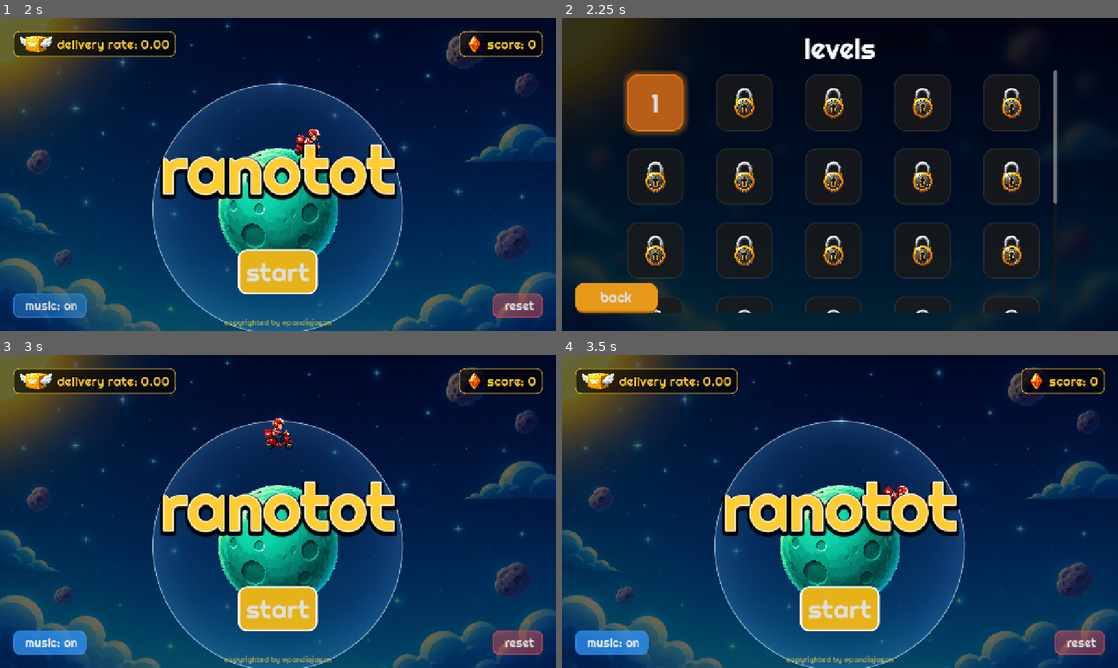
Above: before the commit, frames 1-4 (two rows, left to right).
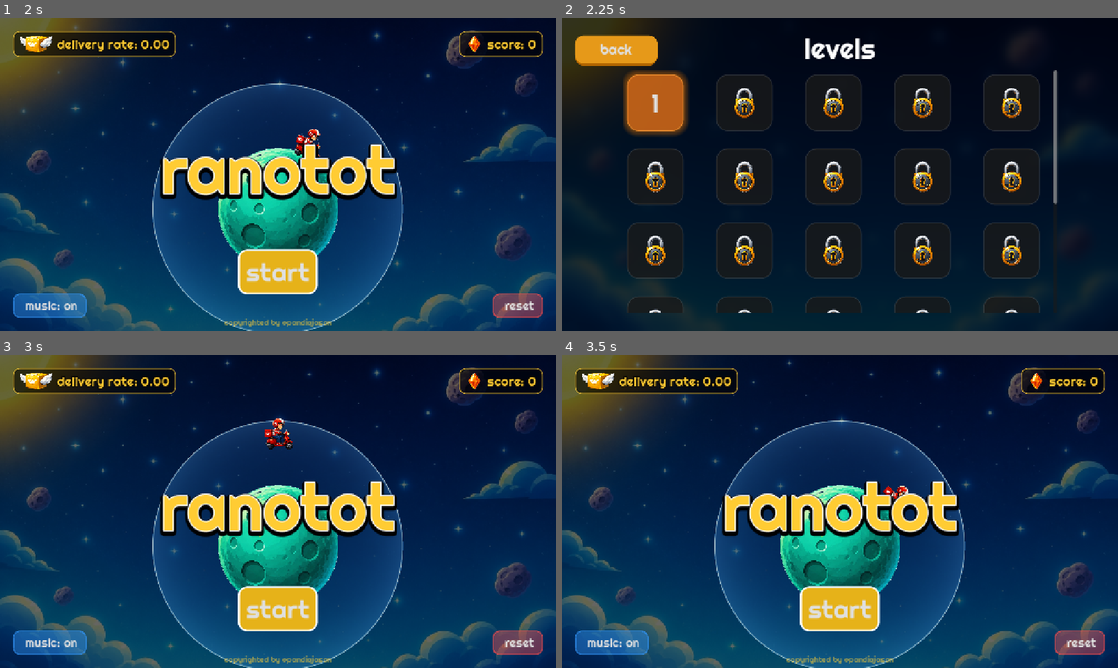
Above: after the commit, the same moments.

Repository: PandiaJason/classic
Game: Godot game, scene res://scenes/splash_screen.tscn
Two runs of this game, one before a commit and one after it. Both use one fixed random seed, a clock stepped at 60 frames per second and the inputs below. Sound files missing from this copy of the repository are replaced by a short silence.
Inputs (mouse positions are in pixels of both pictures, inside the frame that each line leads up to):
- Up to frame 1 (2 s): tap Enter (ui_accept) at 0.5, 0.77, 1.25, 1.52 s; move the mouse to (400, 158) at 0.52 s; hold Right (ui_right) from 0.53 s (still down); tap M at 0.6 s; click (400, 158) at 0.67 s; move the mouse to (166, 190) at 1.27 s; tap H at 1.35 s
- Up to frame 2 (2.25 s): release Right (ui_right) at 2 s; click "start" at 2 s
- Up to frame 3 (3 s): click "back" at 2.75 s
- Up to frame 4 (3.5 s): no input

Frame 1 is identical in both runs. In frame 2, 2.9% of the frame differs, in the area x 2-18%, y 5-95%; in frame 3, 0.8%; in frame 4, 0.8%.

Commit message:
Fix level select back button overlapping level grid by moving it to top left

Diff:
--- a/scenes/level_select.tscn
+++ b/scenes/level_select.tscn
@@ -104,14 +104,16 @@
 
 [node name="BackBtn" type="Button" parent="."]
 layout_mode = 1
-anchors_preset = 2
-anchor_top = 1.0
-anchor_bottom = 1.0
+anchors_preset = 0
+anchor_left = 0.0
+anchor_top = 0.0
+anchor_right = 0.0
+anchor_bottom = 0.0
 offset_left = 50.0
-offset_top = -100.0
+offset_top = 50.0
 offset_right = 200.0
-offset_bottom = -50.0
-grow_vertical = 0
+offset_bottom = 100.0
+grow_vertical = 1
 theme_override_fonts/font = ExtResource("3_font")
 theme_override_font_sizes/font_size = 32
 theme_override_styles/normal = SubResource("StyleBoxFlat_btn")
